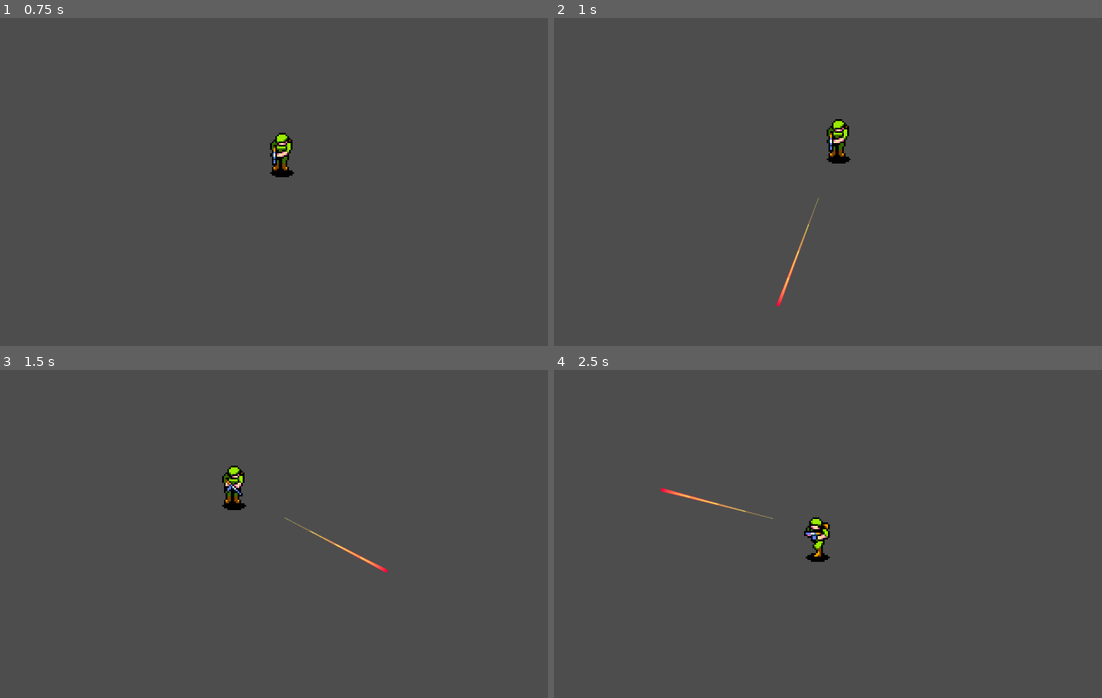
Above: before the commit, frames 1-4 (two rows, left to right).
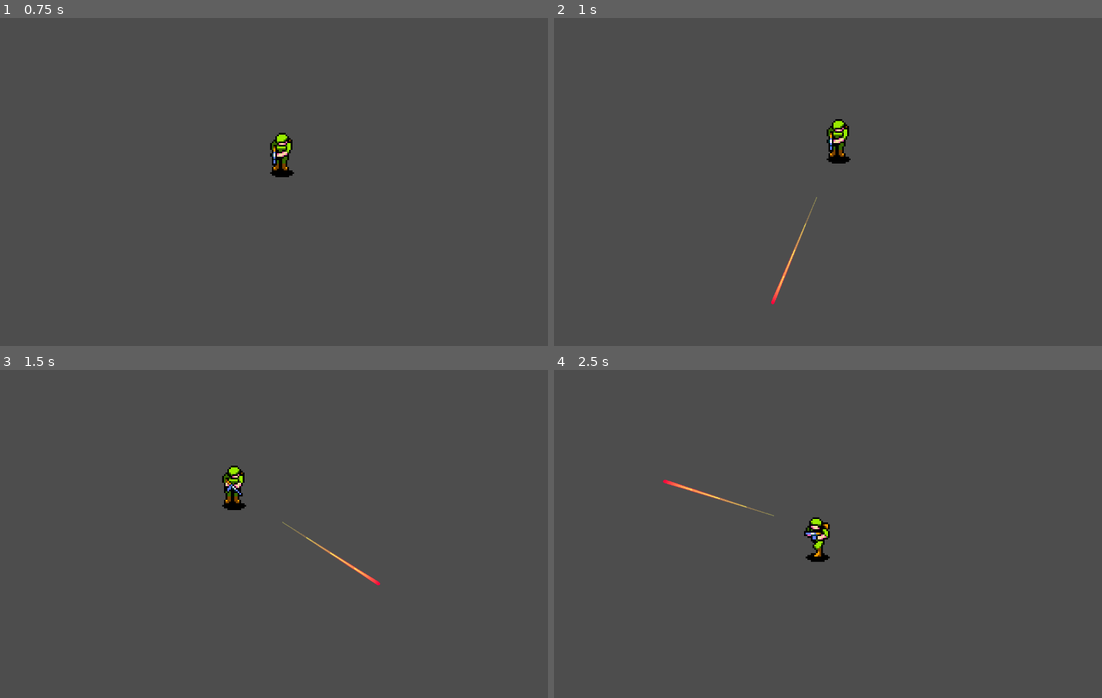
Above: after the commit, the same moments.

Repository: felipegabriel1942/iron-commando
Game: Godot game, scene res://scenes/develop_scenes/battle_test.tscn
Same seed, same stepped clock (60 frames per second), same inputs: the game is played once before the commit and once after it. This scene is started directly instead of the project's main scene.
Inputs (mouse positions are in pixels of both pictures, inside the frame that each line leads up to):
- Up to frame 1 (0.75 s): tap Enter at 0.5 s; move the mouse to (246, 247) at 0.52 s; press the mouse at (246, 247) at 0.53 s; hold W (move_up) from 0.53 s (still down)
- Up to frame 2 (1 s): keep holding W (move_up)
- Up to frame 3 (1.5 s): keep holding W (move_up); move the mouse to (438, 583) at 1.27 s; release the mouse at (438, 583) at 1.28 s; click (438, 583) at 1.35 s
- Up to frame 4 (2.5 s): move the mouse to (663, 484) at 2.02 s; release W (move_up) at 2.03 s; press the mouse at (663, 484) at 2.03 s; hold A (move_left) from 2.03 s (still down)

Frame 1 is identical in both runs. In frame 2, 0.3% of the frame differs, in the area x 39-49%, y 54-88%; in frame 3, 0.3%, in the area x 51-71%, y 45-66%; in frame 4, 0.3%.

Commit message:
Improving combate damage structure

Diff:
--- /dev/null
+++ b/components/health/health_component.gd
@@ -0,0 +1,17 @@
+extends Node2D
+class_name HealthComponent
+
+signal health_changed(current, max)
+signal died
+
+@export var max_health := 3
+
+var current_health := max_health
+
+func take_damage(amount: int):
+	current_health -= amount
+
+	health_changed.emit(current_health, max_health)
+
+	if current_health <= 0:
+		died.emit()
--- /dev/null
+++ b/components/health/health_component.tscn
@@ -0,0 +1,6 @@
+[gd_scene format=3 uid="uid://biq4xe1twa4pe"]
+
+[ext_resource type="Script" uid="uid://x1052hxcsbd0" path="res://components/health/health_component.gd" id="1_npdka"]
+
+[node name="HealthComponent" type="Node2D" unique_id=1019111412]
+script = ExtResource("1_npdka")
--- a/components/hitbox/hitbox.gd
+++ /dev/null
@@ -1,2 +0,0 @@
-extends Area2D
-class_name HitboxComponent
--- a/components/hitbox/hitbox.tscn
+++ /dev/null
@@ -1,6 +0,0 @@
-[gd_scene format=3 uid="uid://soapublae74b"]
-
-[ext_resource type="Script" uid="uid://2tb5ub6x2qrg" path="res://components/hitbox/hitbox.gd" id="1_2y4qk"]
-
-[node name="Hitbox" type="Area2D" unique_id=1882853712]
-script = ExtResource("1_2y4qk")
--- /dev/null
+++ b/components/hitbox/hitbox_component.gd
@@ -0,0 +1,8 @@
+extends Area2D
+class_name HitboxComponent
+
+var damage_data: DamageData
+
+func hit(hurtbox: HurtboxComponent) -> void:
+	damage_data.position = global_position
+	hurtbox.receive_hit(damage_data)
--- /dev/null
+++ b/components/hitbox/hitbox_component.tscn
@@ -0,0 +1,8 @@
+[gd_scene format=3 uid="uid://soapublae74b"]
+
+[ext_resource type="Script" uid="uid://2tb5ub6x2qrg" path="res://components/hitbox/hitbox_component.gd" id="1_uf4oc"]
+
+[node name="HitboxComponent" type="Area2D" unique_id=1882853712]
+script = ExtResource("1_uf4oc")
+
+[connection signal="area_entered" from="." to="." method="hit"]
--- a/components/hurtbox/hurtbox_component.gd
+++ b/components/hurtbox/hurtbox_component.gd
@@ -1,2 +1,11 @@
-extends Node2D
+extends Area2D
 class_name HurtboxComponent
+
+signal damaged(damage_data)
+
+@export var health_component: HealthComponent
+
+func receive_hit(damage_data: DamageData) -> void:
+	health_component.take_damage(damage_data.damage)
+
+	damaged.emit(damage_data)
--- a/enemy/enemy_infantry/enemy_infantry.gd
+++ b/enemy/enemy_infantry/enemy_infantry.gd
@@ -11,7 +11,6 @@
 var current_animation := ""
 var player: Player
 var invencibility := false
-var hit_points :=5
 var is_on_screen := false
 var invencibility_time := 0.3
 var movement_velocity := Vector2.ZERO
@@ -40,30 +39,6 @@
 	var direction := (player.global_position - global_position).normalized()
 	facing_direction = DirectionUtils.get_facing_direction(direction)
 
-func _on_hurtbox_area_entered(area: Area2D) -> void:
-	if area.owner is Bullet:
-		take_damage(area.owner.position, area.owner.direction)
-		area.owner.queue_free()
-
-func take_damage(hit_position: Vector2, hit_direction: Vector2) -> void:
-	if !invencibility and is_on_screen:
-
-		hit_points -= 1
-
-		VfxManager.generate_particle_effect(BLOOD_EFFECT, hit_position, hit_direction.angle())
-		SfxManager.play_sfx(BULLET_IMPACT)
-		GameFeelManager.hit_stop(1)
-		GameFeelManager.flash_shader(animated_sprite)
-
-		if hit_points <= 0:
-			queue_free()
-
-		invencibility = true
-
-		await get_tree().create_timer(invencibility_time).timeout
-
-		invencibility = false
-
 func _on_shoot_timer_timeout() -> void:
 	player = get_tree().get_first_node_in_group("player")
 
@@ -76,3 +51,19 @@
 
 func _on_screen_entered() -> void:
 	is_on_screen = true
+
+func _on_died() -> void:
+	queue_free()
+
+func _on_damaged(damage_data: Variant) -> void:
+	if !invencibility and is_on_screen:
+		VfxManager.generate_particle_effect(BLOOD_EFFECT, damage_data.position, damage_data.direction.angle())
+		SfxManager.play_sfx(BULLET_IMPACT)
+		GameFeelManager.hit_stop(1)
+		GameFeelManager.flash_shader(animated_sprite)
+
+		invencibility = true
+
+		await get_tree().create_timer(invencibility_time).timeout
+
+		invencibility = false
--- a/enemy/enemy_infantry/enemy_infantry.tscn
+++ b/enemy/enemy_infantry/enemy_infantry.tscn
@@ -8,6 +8,7 @@
 [ext_resource type="Shader" uid="uid://jwuinga42i1g" path="res://assets/shaders/flash.gdshader" id="3_t6tag"]
 [ext_resource type="PackedScene" uid="uid://dov1vcwqmwh70" path="res://components/cover_area/cover_area_component.tscn" id="5_0iwyx"]
 [ext_resource type="PackedScene" uid="uid://omdq5kn188r3" path="res://components/animation/animation_component.tscn" id="5_mvox7"]
+[ext_resource type="PackedScene" uid="uid://biq4xe1twa4pe" path="res://components/health/health_component.tscn" id="6_82j7p"]
 [ext_resource type="PackedScene" uid="uid://cvvlg3i6i8cqx" path="res://components/knockback/knockback_component.tscn" id="6_x41ut"]
 [ext_resource type="PackedScene" uid="uid://bnojfyb4whg2o" path="res://components/shadow/shadow_component.tscn" id="9_d58sy"]
 
@@ -98,8 +99,11 @@
 data = ExtResource("3_d58sy")
 cover_area = NodePath("../CoverAreaComponent")
 
-[node name="HurtboxComponent" parent="." unique_id=1662772938 instance=ExtResource("2_p0uk1")]
+[node name="HealthComponent" parent="." unique_id=1019111412 instance=ExtResource("6_82j7p")]
+
+[node name="HurtboxComponent" parent="." unique_id=1662772938 node_paths=PackedStringArray("health_component") instance=ExtResource("2_p0uk1")]
 collision_mask = 2
+health_component = NodePath("../HealthComponent")
 
 [node name="CollisionShape2D" parent="HurtboxComponent" index="0" unique_id=2074407326]
 position = Vector2(2, 2)
@@ -137,7 +141,8 @@
 position = Vector2(1.5, 2)
 shape = SubResource("RectangleShape2D_x41ut")
 
-[connection signal="area_entered" from="HurtboxComponent" to="." method="_on_hurtbox_area_entered"]
+[connection signal="died" from="HealthComponent" to="." method="_on_died"]
+[connection signal="damaged" from="HurtboxComponent" to="." method="_on_damaged"]
 [connection signal="timeout" from="ShootTimer" to="." method="_on_shoot_timer_timeout"]
 [connection signal="screen_entered" from="VisibleOnScreenNotifier2D" to="." method="_on_screen_entered"]
 
--- a/managers/game_feel_manager.gd
+++ b/managers/game_feel_manager.gd
@@ -31,16 +31,17 @@
 		return
 
 	for i in times:
-		node.material.set_shader_parameter(parameter_name, true)
+		if is_instance_valid(node):
+			node.material.set_shader_parameter(parameter_name, true)
 
-		await get_tree().create_timer(duration).timeout
+			await get_tree().create_timer(duration).timeout
 
-		if !is_instance_valid(node):
-			return
+			if !is_instance_valid(node):
+				return
 
-		node.material.set_shader_parameter(parameter_name, false)
+			node.material.set_shader_parameter(parameter_name, false)
 
-		await get_tree().create_timer(duration).timeout
+			await get_tree().create_timer(duration).timeout
 
 
 func shake_camera(intensity := 5.0) -> void:
--- a/player/player.tscn
+++ b/player/player.tscn
@@ -3,6 +3,7 @@
 [ext_resource type="Texture2D" uid="uid://dirtn7msawpug" path="res://assets/art/Characters/Player/player_Assault_rifle.png" id="1_oul6g"]
 [ext_resource type="Script" uid="uid://b1h4k51u86m73" path="res://player/player.gd" id="1_rkbax"]
 [ext_resource type="PackedScene" uid="uid://bnojfyb4whg2o" path="res://components/shadow/shadow_component.tscn" id="2_2ieo8"]
+[ext_resource type="PackedScene" uid="uid://biq4xe1twa4pe" path="res://components/health/health_component.tscn" id="2_yllr7"]
 [ext_resource type="PackedScene" uid="uid://omdq5kn188r3" path="res://components/animation/animation_component.tscn" id="3_g1dw6"]
 [ext_resource type="Shader" uid="uid://jwuinga42i1g" path="res://assets/shaders/flash.gdshader" id="4_qjkh3"]
 [ext_resource type="Texture2D" uid="uid://ciqody0bnm17o" path="res://assets/art/Characters/Player/player_SMG.png" id="4_rgyib"]
@@ -13,6 +14,17 @@
 [ext_resource type="PackedScene" uid="uid://dov1vcwqmwh70" path="res://components/cover_area/cover_area_component.tscn" id="10_8t03j"]
 [ext_resource type="PackedScene" uid="uid://cvvlg3i6i8cqx" path="res://components/knockback/knockback_component.tscn" id="11_ebec5"]
 
+[sub_resource type="ShaderMaterial" id="ShaderMaterial_g6k8r"]
+shader = ExtResource("4_qjkh3")
+shader_parameter/active = false
+shader_parameter/flash_color = Color(1, 1, 1, 1)
+
+[sub_resource type="RectangleShape2D" id="RectangleShape2D_8t03j"]
+size = Vector2(48, 48)
+
+[sub_resource type="RectangleShape2D" id="RectangleShape2D_oul6g"]
+size = Vector2(8, 24)
+
 [sub_resource type="ShaderMaterial" id="ShaderMaterial_qjkh3"]
 shader = ExtResource("4_qjkh3")
 shader_parameter/active = false
@@ -470,23 +482,51 @@
 "name": &"move_up_smg",
 "speed": 8.0
 }]
-
-[sub_resource type="RectangleShape2D" id="RectangleShape2D_oul6g"]
-size = Vector2(8, 24)
-
-[sub_resource type="ShaderMaterial" id="ShaderMaterial_g6k8r"]
-shader = ExtResource("4_qjkh3")
-shader_parameter/active = false
-shader_parameter/flash_color = Color(1, 1, 1, 1)
-
-[sub_resource type="RectangleShape2D" id="RectangleShape2D_8t03j"]
-size = Vector2(48, 48)
 
 [node name="Player" type="CharacterBody2D" unique_id=287460810]
 collision_layer = 16
 collision_mask = 96
 motion_mode = 1
 script = ExtResource("1_rkbax")
+
+[node name="Weapon" parent="." unique_id=602882196 node_paths=PackedStringArray("cover_area") instance=ExtResource("6_g6k8r")]
+data = ExtResource("7_ebec5")
+cover_area = NodePath("../CoverAreaComponent")
+burst_shoot = false
+burst_shoot_qtd = 0
+
+[node name="AnimationComponent" parent="." unique_id=1246064280 instance=ExtResource("3_g1dw6")]
+material = SubResource("ShaderMaterial_g6k8r")
+
+[node name="HealthComponent" parent="." unique_id=1019111412 instance=ExtResource("2_yllr7")]
+
+[node name="HurtboxComponent" parent="." unique_id=1662772938 node_paths=PackedStringArray("health_component") instance=ExtResource("4_yw30f")]
+collision_layer = 4
+collision_mask = 8
+health_component = NodePath("../HealthComponent")
+
+[node name="CollisionShape2D" parent="HurtboxComponent" index="0" unique_id=2074407326]
+position = Vector2(-0.5, 2)
+
+[node name="CoverAreaComponent" parent="." unique_id=2045004331 instance=ExtResource("10_8t03j")]
+
+[node name="CollisionShape2D" parent="CoverAreaComponent" index="0" unique_id=1223954462]
+shape = SubResource("RectangleShape2D_8t03j")
+
+[node name="KnockbackComponent" parent="." unique_id=889611878 node_paths=PackedStringArray("hurtbox_component") instance=ExtResource("11_ebec5")]
+hurtbox_component = NodePath("../HurtboxComponent")
+
+[node name="ShadowComponent" parent="." unique_id=1412329926 instance=ExtResource("2_2ieo8")]
+position = Vector2(0, 17)
+
+[node name="Camera2D" type="Camera2D" parent="." unique_id=717789559]
+limit_smoothed = true
+position_smoothing_enabled = true
+script = ExtResource("9_hg6s5")
+
+[node name="CollisionShape2D" type="CollisionShape2D" parent="." unique_id=152480364]
+position = Vector2(0, 3)
+shape = SubResource("RectangleShape2D_oul6g")
 
 [node name="AnimatedSprite2D" type="AnimatedSprite2D" parent="." unique_id=1854669178]
 y_sort_enabled = true
@@ -496,41 +536,6 @@
 autoplay = "idle_side_assault_rifle"
 frame_progress = 0.70226055
 
-[node name="CollisionShape2D" type="CollisionShape2D" parent="." unique_id=152480364]
-position = Vector2(0, 3)
-shape = SubResource("RectangleShape2D_oul6g")
-
-[node name="Camera2D" type="Camera2D" parent="." unique_id=717789559]
-limit_smoothed = true
-position_smoothing_enabled = true
-script = ExtResource("9_hg6s5")
-
-[node name="Weapon" parent="." unique_id=602882196 node_paths=PackedStringArray("cover_area") instance=ExtResource("6_g6k8r")]
-data = ExtResource("7_ebec5")
-cover_area = NodePath("../CoverAreaComponent")
-burst_shoot = false
-
-[node name="AnimationComponent" parent="." unique_id=1246064280 instance=ExtResource("3_g1dw6")]
-material = SubResource("ShaderMaterial_g6k8r")
-
-[node name="HurtboxComponent" parent="." unique_id=1662772938 instance=ExtResource("4_yw30f")]
-collision_layer = 4
-collision_mask = 8
-
-[node name="CollisionShape2D" parent="HurtboxComponent" index="0" unique_id=2074407326]
-position = Vector2(-0.5, 2)
-
-[node name="CoverAreaComponent" parent="." unique_id=2045004331 instance=ExtResource("10_8t03j")]
-
-[node name="CollisionShape2D" parent="CoverAreaComponent" index="0" unique_id=1223954462]
-shape = SubResource("RectangleShape2D_8t03j")
-
-[node name="KnockbackComponent" parent="." unique_id=889611878 node_paths=PackedStringArray("hurtbox_component") instance=ExtResource("11_ebec5")]
-hurtbox_component = NodePath("../HurtboxComponent")
-
-[node name="ShadowComponent" parent="." unique_id=1412329926 instance=ExtResource("2_2ieo8")]
-position = Vector2(0, 17)
-
 [connection signal="area_entered" from="HurtboxComponent" to="." method="_on_hurtbox_area_entered"]
 
 [editable path="HurtboxComponent"]
--- a/projectiles/bullet.tscn
+++ b/projectiles/bullet.tscn
@@ -1,7 +1,7 @@
 [gd_scene format=3 uid="uid://b07un34cbnjfb"]
 
 [ext_resource type="Script" uid="uid://bhykpkim67n27" path="res://projectiles/bullet.gd" id="1_4ambd"]
-[ext_resource type="PackedScene" uid="uid://soapublae74b" path="res://components/hitbox/hitbox.tscn" id="1_a3dlt"]
+[ext_resource type="PackedScene" uid="uid://soapublae74b" path="res://components/hitbox/hitbox_component.tscn" id="1_a3dlt"]
 
 [sub_resource type="CircleShape2D" id="CircleShape2D_a3dlt"]
 radius = 3.1622777
--- a/resources/weapons/assault_rifle.tres
+++ b/resources/weapons/assault_rifle.tres
@@ -21,5 +21,4 @@
 "up_left": Vector2(0, 0),
 "up_right": Vector2(0, 0)
 })
-recoil_range = 3
 metadata/_custom_type_script = "uid://co6kxjc1fuo3w"
--- /dev/null
+++ b/scripts/data/damage_data.gd
@@ -0,0 +1,18 @@
+class_name DamageData
+
+var damage: int
+var knockback_force: float
+var direction: Vector2
+var source: Node
+var position: Vector2
+
+func _init(
+	damage: int,
+	knockback_force: float,
+	direction: Vector2,
+	source: Node = null
+):
+	self.damage = damage
+	self.knockback_force = knockback_force
+	self.direction = direction
+	self.source = source
--- a/weapons/weapon.gd
+++ b/weapons/weapon.gd
@@ -48,9 +48,17 @@
 	projectile.direction = direction.rotated(recoil)
 	projectile.rotation = angle
 	projectile.origin_cover = is_on_cover
+
 	projectile.team = get_parent().get_groups()[0]
 
 	get_tree().current_scene.add_child(projectile)
+
+	projectile.hitbox.damage_data = DamageData.new(
+		1,
+		70,
+		projectile.direction,
+		owner
+	)
 
 func start_fire_rate_cooldown() -> void:
 	await get_parent().get_tree().create_timer(data.fire_rate).timeout
Not shown, changed: checklist.txt
Not shown, added: components/health/health_component.gd.uid
Renamed: components/hitbox/hitbox.gd.uid -> components/hitbox/hitbox_component.gd.uid
Renamed: projectiles/bullet_data.gd -> scripts/data/bullet_data.gd
Renamed: projectiles/bullet_data.gd.uid -> scripts/data/bullet_data.gd.uid
Not shown, added: scripts/data/damage_data.gd.uid
